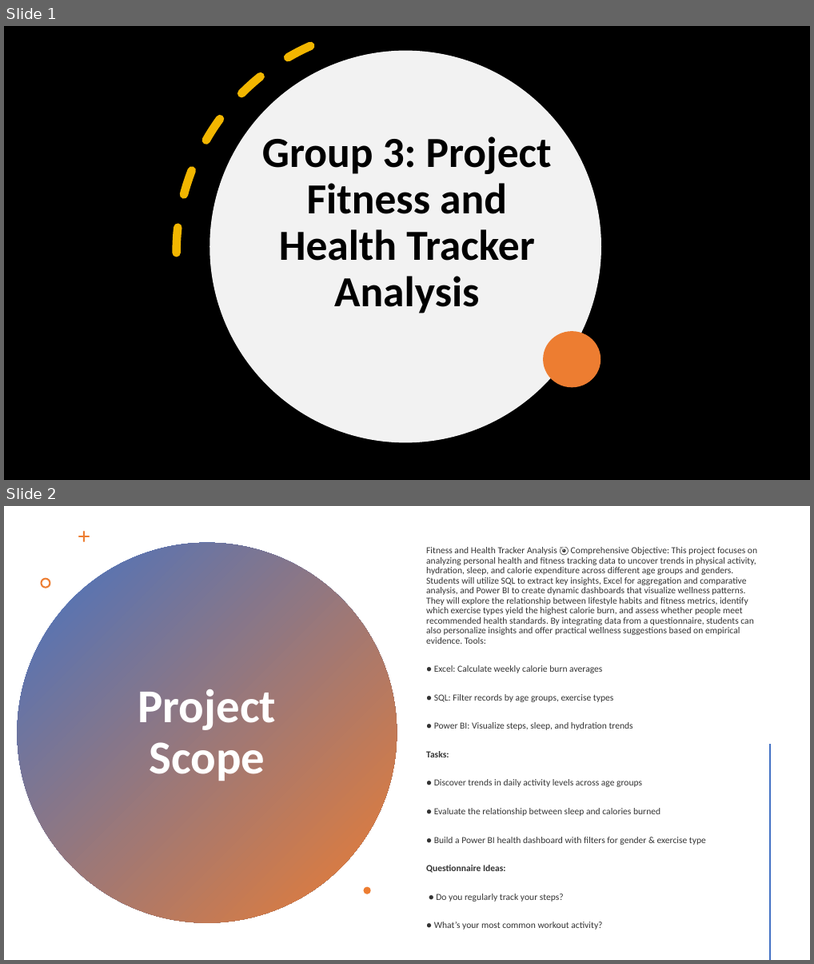
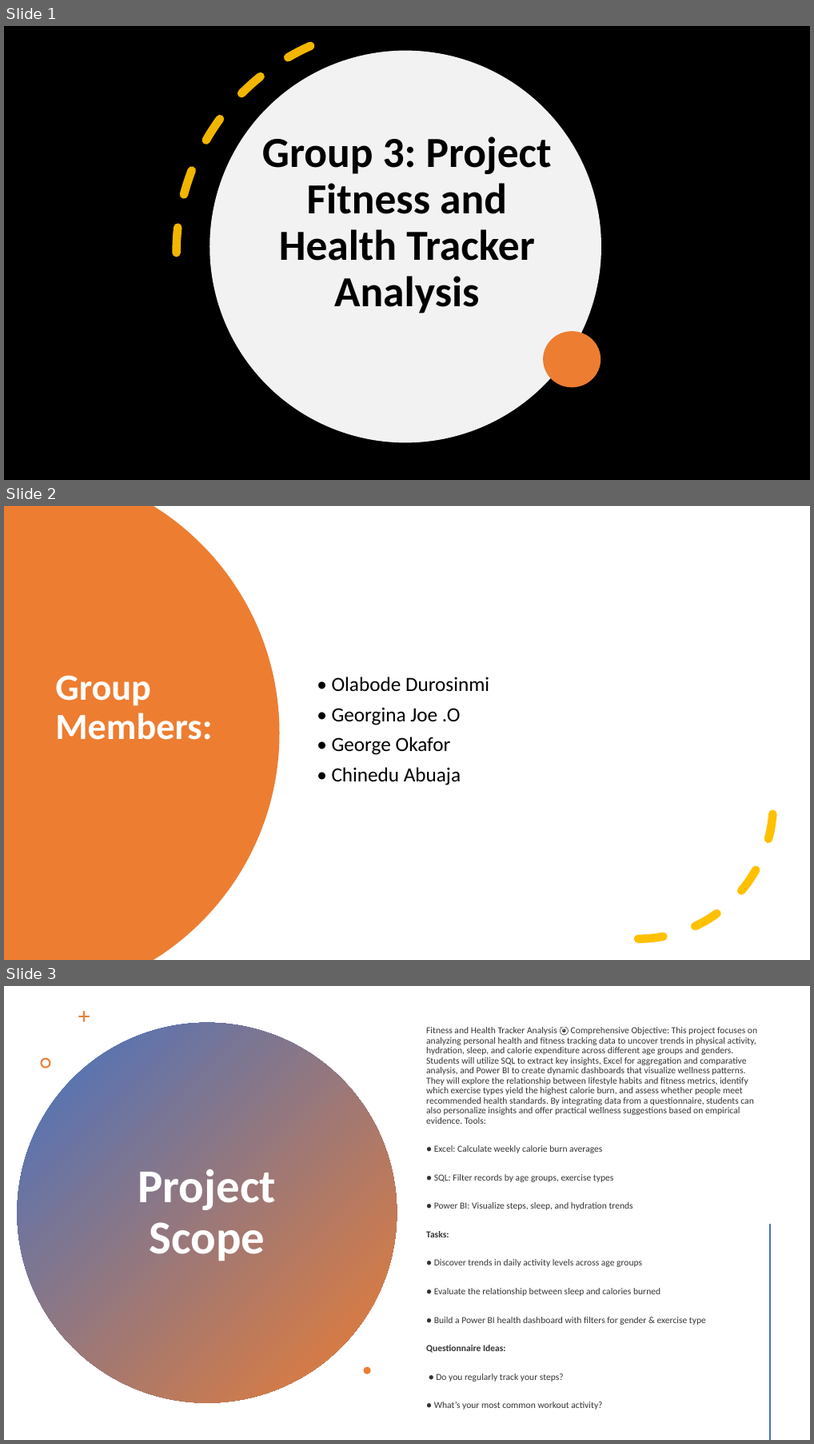
Before and after one commit to c-abuaja/Group_3_Project_Fitness_Tracker, a slide deck: Group 3- Analysis Report with survey result.pptx. Shown one above the other, each under a label of ours: slides 1 and 2 before the commit, slides 1, 2 and 3 after it. The pictures are 814x964 and 814x1444 pixels, drawn with LibreOffice and Linux fonts; fonts in the diff are those of the drawing; background and template pictures are left out. Boxes give left, top, right and bottom in pixels: in the first picture for what was removed or moved away, otherwise in the second. Text is boxed around its words. In the diff, an @@ line names an element or a change of style, - is before the commit and + after.

```diff
--- a/Group 3- Analysis Report with survey result.pptx
+++ b/Group 3- Analysis Report with survey result.pptx
@@ slide 2 added at [4, 506, 810, 960], background #FFFFFF @@
@@ freeform shape added at [4, 506, 280, 960], fill #ED7D31 @@
@@ arc (boxed as its full ellipse) added at [504, 668, 774, 939], outline #FFC000 10 pt dashed @@
@@ title added at [55, 675, 212, 740], 44 pt, text #FFFFFF, bold @@
+Group Members:
@@ subtitle added at [332, 676, 490, 785], 24 pt, text #000000 @@
+• Olabode Durosinmi
+• Georgina Joe .O
+• George Okafor
+• Chinedu Abuaja
@@ what was slide 2 is now slide 3 @@
```
